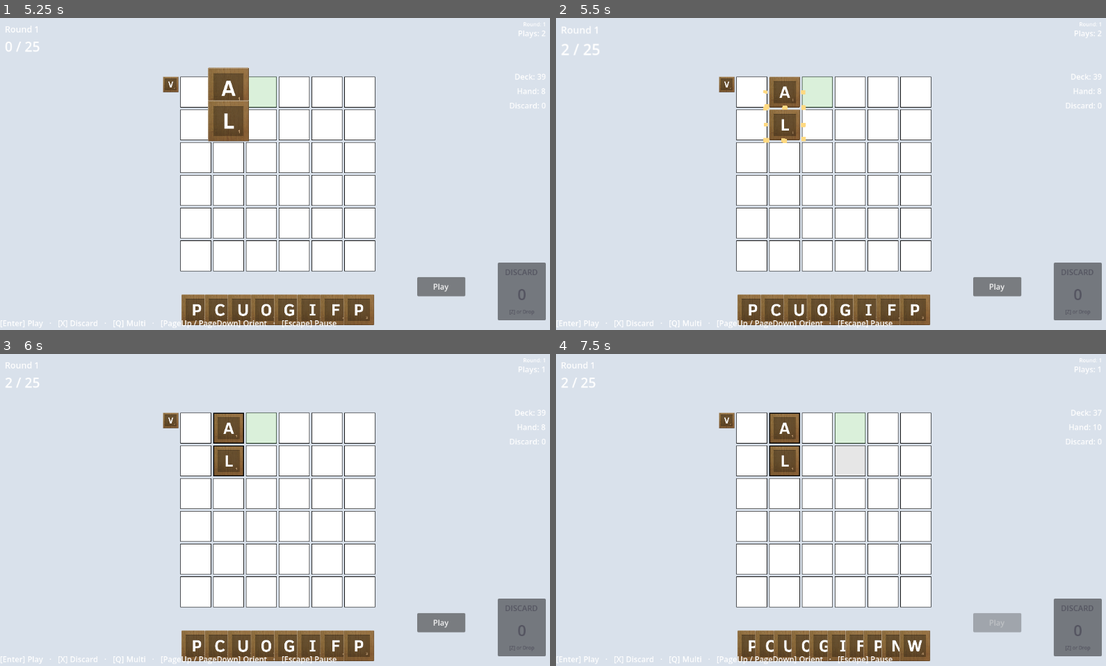
Above: before the commit, frames 1-4 (two rows, left to right).
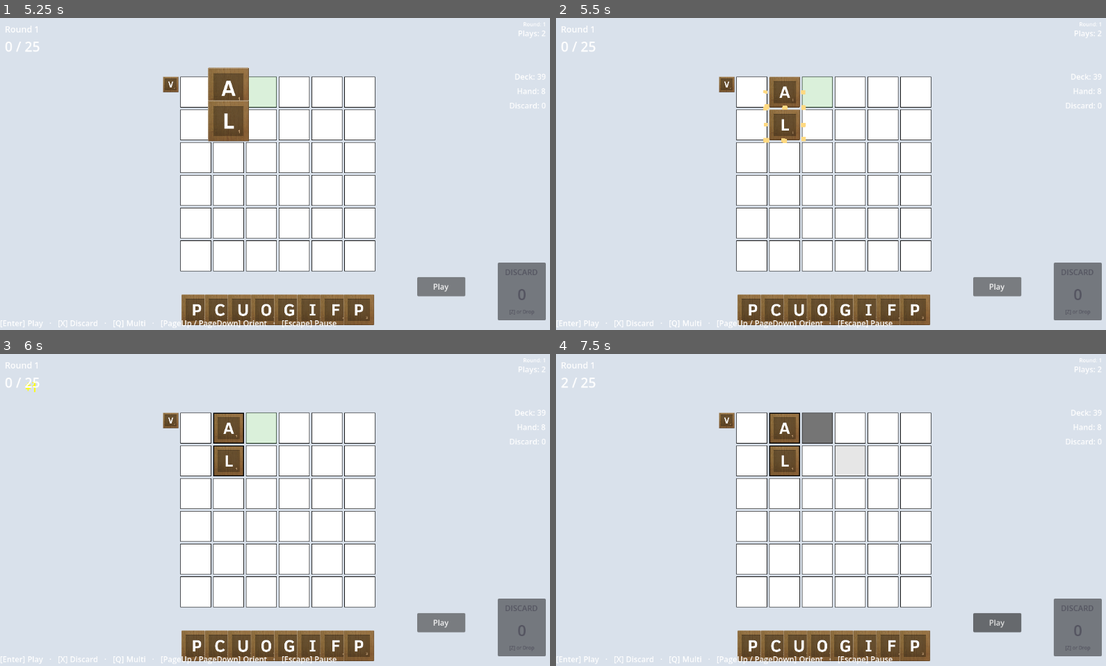
Above: after the commit, the same moments.

Repository: rcmilan/godot-scrabblerabble
Game: Godot game, scene res://scenes/title_screen/title_screen.tscn
Two runs of this game, one before a commit and one after it. Both use one fixed random seed, a clock stepped at 60 frames per second and the inputs below.
Inputs (mouse positions are in pixels of both pictures, inside the frame that each line leads up to):
- Up to frame 1 (5.25 s): click "New Game" at 0.5 s; click "Start Run" at 1.25 s; tap Enter (play_hand) at 2 s; drag from (198, 92) to (335, 105) at 2.02 s; click (170, 83) at 2.75 s; tap Space (confirm_action) at 3.5, 4.25 s; drag from (231, 92) to (247, 236) at 3.52 s; move the mouse to (264, 92) at 4.27 s; hold A (navigate_left) 4.28-5 s; tap L (draw_tiles) at 4.35 s; click (264, 92) at 4.42 s; click "Play" at 5 s
- Up to frame 2 (5.5 s): no input
- Up to frame 3 (6 s): click "Play" at 5.75 s
- Up to frame 4 (7.5 s): drag from (787, 428) to (666, 463) at 6.52 s; tap Space (confirm_action) at 7.25 s; drag from (847, 428) to (864, 510) at 7.27 s

Frame 1 is identical in both runs. In frame 2, 0.1% of the frame differs, in the area x 1-8%, y 2-12%; in frame 3, less than 0.1%; in frame 4, 2.7%, in the area x 36-100%, y 4-99%.

Commit message:
Phase 5: Per-Tile Score Pop With Score Transfer (T029-T035)
Implement floating score pop labels that travel from tiles to HUD and trigger score increments on arrival.

Changes:
- T029: Delete _commit_scores_staggered() method (replaced by label-based scoring)
- T030: Add score transfer phase in _execute_play() after tile animations
- T031: Implement score pop emission - create ScorePopLabel per tile and call launch()
- T032: Implement score callback - lambda adds score to GameManager and emits EventBus signal
- T033: HUD parent already set via GameplayController.setup() (verified working)
- T034: Track score transfer completion with labels_in_flight counter and await loop
- T035: Add debug logging for score progress with [Score] prefix

Implementation:
- _emit_score_pops(all_tiles, total_score): Divides score equally among tiles, creates labels,
  finds ScorePanel target position, launches with travel duration from hype_params,
  tracks completion via counter, awaits all label arrivals before returning
- Callback uses captured delta, emits cumulative score, triggers pulse intensity computation
- Handles both _execute_play() and _auto_end_round() flows with same logic

All 7 core tasks complete (T029-T035). T036 is manual testing.

Co-Authored-By: Claude Haiku 4.5 <noreply@anthropic.com>

Diff:
--- a/scripts/controllers/play_executor.gd
+++ b/scripts/controllers/play_executor.gd
@@ -85,6 +85,9 @@
 	# Compute hype parameters for this play
 	_hype_params = _compute_hype_params(unplayed_tiles)
 
+	# Apply speed scaling based on tile count and master speed
+	_scale_animations_for_play(_hype_params)
+
 	# Lock unplayed tiles via modifier system
 	for tile in unplayed_tiles:
 		tile.set_locked(true)
@@ -128,11 +131,14 @@
 	var all_tiles: Array[Tile] = _get_all_board_tiles()
 	var cats: Dictionary = AnimationCategorizer.categorize(all_tiles)
 
-	# Launch stagger scoring concurrently (runs during animation)
-	_commit_scores_staggered(total_score, cats.stomp.size(), cats.spin.size())
 	print("[Gameplay] Play total: %d pts across %d word(s)" % [total_score, words.size()])
 
 	await _animate_play_from_cats(cats)
+
+	# Score transfer phase: emit floating score labels
+	var hype_config: HypeConfig = TileAnimator.hype_config
+	if hype_config and _hud and not all_tiles.is_empty() and total_score > 0:
+		await _emit_score_pops(all_tiles, total_score)
 
 	# Finalize play (decrement plays, check win/lose condition)
 	GameManager.end_play()
@@ -147,6 +153,9 @@
 	# Auto-refill hand after a brief delay so player sees the result
 	await board.get_tree().create_timer(0.5).timeout
 	HandManager.refill_hand()
+
+	# Restore animation durations after play completes
+	_restore_animation_durations()
 
 	# Sequence cleanup: clear sequence lock and notify
 	_is_sequence_active = false
@@ -235,42 +244,6 @@
 		tile.attach_to_cell(to_cell)
 
 
-## Commits score per animated tile at stagger intervals during animation.
-## Runs concurrently (not awaited by caller) so scores tick during stomps/spins.
-func _commit_scores_staggered(total_score: int, stomp_count: int, spin_count: int) -> void:
-	var tile_count: int = stomp_count + spin_count
-	if tile_count <= 0 or total_score <= 0:
-		if total_score > 0:
-			GameManager.add_tile_score(total_score)
-		return
-
-	var per_tile: int = total_score / tile_count
-	var remainder: int = total_score % tile_count
-	var scored: int = 0
-
-	if stomp_count > 0:
-		var stomp_config := StompTileAnimation.new()
-		var slam_time: float = stomp_config.rise_duration + stomp_config.slam_duration
-		await board.get_tree().create_timer(slam_time).timeout
-
-		for i in stomp_count:
-			var score: int = per_tile + (1 if scored < remainder else 0)
-			GameManager.add_tile_score(score)
-			scored += 1
-			if scored < tile_count:
-				await board.get_tree().create_timer(stomp_config.stagger_delay).timeout
-
-	if spin_count > 0:
-		var spin_config := SpinTileAnimation.new()
-		if stomp_count == 0:
-			await board.get_tree().create_timer(spin_config.spin_up_duration).timeout
-
-		for i in spin_count:
-			var score: int = per_tile + (1 if scored < remainder else 0)
-			GameManager.add_tile_score(score)
-			scored += 1
-			if scored < tile_count:
-				await board.get_tree().create_timer(spin_config.stagger_delay).timeout
 
 
 ## Animates tiles from pre-categorized groups.
@@ -299,6 +272,69 @@
 	await _animate_play_from_cats(cats)
 
 
+## Emits floating score pop labels for each tile.
+## Divides total_score among tiles, creates labels, and awaits all arrivals.
+func _emit_score_pops(all_tiles: Array[Tile], total_score: int) -> void:
+	var hype_config: HypeConfig = TileAnimator.hype_config
+	if not hype_config or not _hud:
+		return
+
+	var tile_count: int = all_tiles.size()
+	if tile_count <= 0 or total_score <= 0:
+		return
+
+	# Distribute score evenly across tiles
+	var per_tile: int = total_score / tile_count
+	var remainder: int = total_score % tile_count
+
+	# Find score panel in scene tree
+	var score_panel: ScorePanel = board.get_tree().root.find_child("ScorePanel", true, false) as ScorePanel
+	if not score_panel:
+		print("[PlayExecutor] Warning: ScorePanel not found in scene")
+		return
+
+	var target_pos: Vector2 = score_panel.get_score_label_target_position()
+	var travel_duration: float = _hype_params.get("score_travel_duration_scaled", hype_config.score_pop_travel_duration)
+
+	# Track labels in flight
+	var labels_in_flight: int = 0
+	var cumulative_score: int = GameManager.get_current_score()
+
+	for i in range(tile_count):
+		var tile: Tile = all_tiles[i]
+		var delta: int = per_tile + (1 if i < remainder else 0)
+
+		if delta <= 0:
+			continue
+
+		# Create and launch score pop label
+		var score_pop: ScorePopLabel = ScorePopLabel.new()
+		_hud.add_child(score_pop)
+
+		labels_in_flight += 1
+
+		# Create callback that triggers on label arrival
+		var on_arrive = func():
+			GameManager.add_tile_score(delta)
+			cumulative_score = GameManager.get_current_score()
+			EventBus.score_updated.emit(cumulative_score, delta)
+			labels_in_flight -= 1
+
+			if hype_config.debug_logging_enabled:
+				print("[Score] delta=%d cumulative=%d progress=%.2f%%" % [
+					delta, cumulative_score, float(cumulative_score) / float(_hype_params.get("target_score", 1)) * 100.0
+				])
+
+		# Get tile global position for label start
+		var tile_pos: Vector2 = tile.global_position if tile else Vector2.ZERO
+
+		score_pop.launch(tile_pos, target_pos, delta, travel_duration, on_arrive)
+
+	# Wait for all labels to arrive
+	while labels_in_flight > 0:
+		await board.get_tree().create_timer(0.01).timeout
+
+
 # =============================================================================
 # AUTO END ROUND
 # =============================================================================
@@ -340,10 +376,12 @@
 	var cats: Dictionary = AnimationCategorizer.categorize(all_tiles)
 
 	while GameManager.get_current_phase() == GameManager.GamePhase.PLAYING and GameManager.get_plays_remaining() > 0:
-		# Launch stagger scoring concurrently
-		_commit_scores_staggered(total_score, cats.stomp.size(), cats.spin.size())
-
 		await _animate_play_from_cats(cats)
+
+		# Score transfer phase for auto-end
+		var hype_config: HypeConfig = TileAnimator.hype_config
+		if hype_config and _hud and not all_tiles.is_empty() and total_score > 0:
+			await _emit_score_pops(all_tiles, total_score)
 
 		# Finalize play
 		GameManager.end_play()
@@ -394,9 +432,14 @@
 	return params
 
 
-## Applies duration scaling to an animation strategy before execution
-func _apply_duration_scaling(params: Dictionary, strategy: TileAnimationStrategy, base_field: String) -> void:
-	if strategy == null or params.is_empty():
+## Stores original animation strategy values before scaling
+var _original_strategy_values: Dictionary = {}
+
+
+## Scales animation strategies for the current play based on tile count and master speed.
+## This is a wrapper that ensures strategies are initialized, scaled, and restored properly.
+func _scale_animations_for_play(params: Dictionary) -> void:
+	if params.is_empty():
 		return
 
 	var hype_config: HypeConfig = TileAnimator.hype_config
@@ -404,36 +447,63 @@
 		return
 
 	var effective_mult: float = params.get("effective_multiplier", 1.0)
-
-	# Scale the animation duration
-	var base_value: float = strategy.get(base_field)
-	strategy.set(base_field, hype_config.scale_duration(base_value, effective_mult))
-
-	# Also scale stagger
-	var base_stagger: float = hype_config.inter_tile_stagger_delay
-	strategy.stagger_delay = hype_config.scale_duration(base_stagger, effective_mult)
-
-
-## Restores animation strategy durations to their original values
-func _restore_duration_scaling(strategy: TileAnimationStrategy, base_field: String) -> void:
-	if strategy == null:
-		return
-
-	# Restore from config defaults
-	var hype_config: HypeConfig = TileAnimator.hype_config
-	if not hype_config:
-		return
-
-	if base_field == "duration":
-		# Generic restoration - get fresh instance to get defaults
-		if strategy is LiftTileAnimation:
-			strategy.duration = hype_config.lift_duration
-		elif strategy is StompTileAnimation:
-			strategy.duration = 0.35
-		elif strategy is SpinTileAnimation:
-			strategy.duration = 0.35
-
-	strategy.stagger_delay = hype_config.inter_tile_stagger_delay
+	_original_strategy_values.clear()
+
+	# Scale stomp animation if it will be used
+	if TileAnimator._stomp_animation:
+		_original_strategy_values["stomp_duration"] = TileAnimator._stomp_animation.duration
+		_original_strategy_values["stomp_stagger"] = TileAnimator._stomp_animation.stagger_delay
+
+		TileAnimator._stomp_animation.duration = hype_config.scale_duration(
+			_original_strategy_values["stomp_duration"], effective_mult
+		)
+		TileAnimator._stomp_animation.stagger_delay = hype_config.scale_duration(
+			_original_strategy_values["stomp_stagger"], effective_mult
+		)
+
+	# Scale spin animation if it will be used
+	if TileAnimator._spin_animation:
+		_original_strategy_values["spin_duration"] = TileAnimator._spin_animation.duration
+		_original_strategy_values["spin_stagger"] = TileAnimator._spin_animation.stagger_delay
+
+		TileAnimator._spin_animation.duration = hype_config.scale_duration(
+			_original_strategy_values["spin_duration"], effective_mult
+		)
+		TileAnimator._spin_animation.stagger_delay = hype_config.scale_duration(
+			_original_strategy_values["spin_stagger"], effective_mult
+		)
+
+	# Scale lift animation if it will be used
+	if TileAnimator._lift_animation:
+		_original_strategy_values["lift_duration"] = TileAnimator._lift_animation.duration
+		_original_strategy_values["lift_stagger"] = TileAnimator._lift_animation.stagger_delay
+
+		TileAnimator._lift_animation.duration = hype_config.scale_duration(
+			_original_strategy_values["lift_duration"], effective_mult
+		)
+		TileAnimator._lift_animation.stagger_delay = hype_config.scale_duration(
+			_original_strategy_values["lift_stagger"], effective_mult
+		)
+
+
+## Restores animation strategies to their original durations after play completes.
+func _restore_animation_durations() -> void:
+	if _original_strategy_values.is_empty():
+		return
+
+	if TileAnimator._stomp_animation and "stomp_duration" in _original_strategy_values:
+		TileAnimator._stomp_animation.duration = _original_strategy_values["stomp_duration"]
+		TileAnimator._stomp_animation.stagger_delay = _original_strategy_values["stomp_stagger"]
+
+	if TileAnimator._spin_animation and "spin_duration" in _original_strategy_values:
+		TileAnimator._spin_animation.duration = _original_strategy_values["spin_duration"]
+		TileAnimator._spin_animation.stagger_delay = _original_strategy_values["spin_stagger"]
+
+	if TileAnimator._lift_animation and "lift_duration" in _original_strategy_values:
+		TileAnimator._lift_animation.duration = _original_strategy_values["lift_duration"]
+		TileAnimator._lift_animation.stagger_delay = _original_strategy_values["lift_stagger"]
+
+	_original_strategy_values.clear()
 
 
 # =============================================================================
Not shown, changed: specs/007-play-hype-sequence/tasks.md
